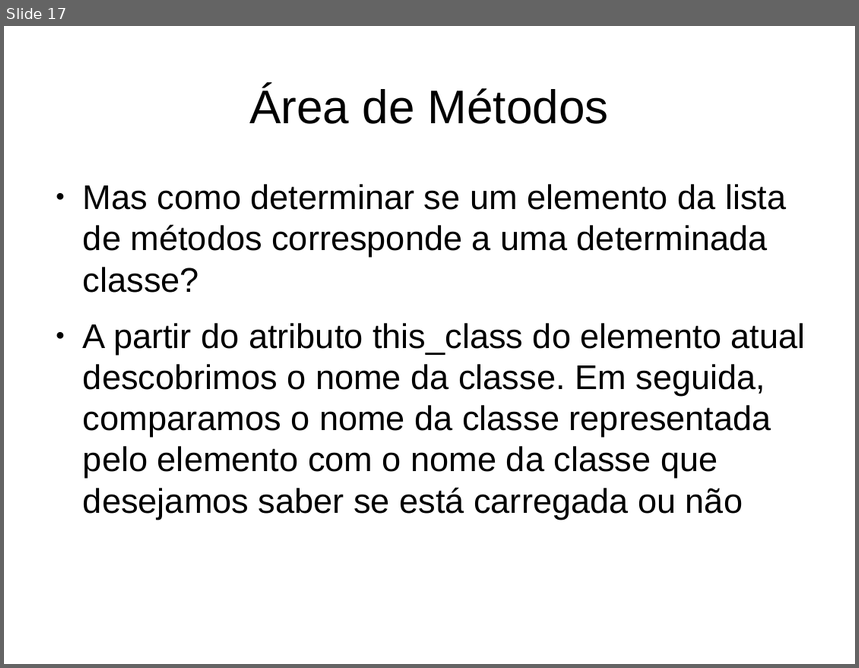
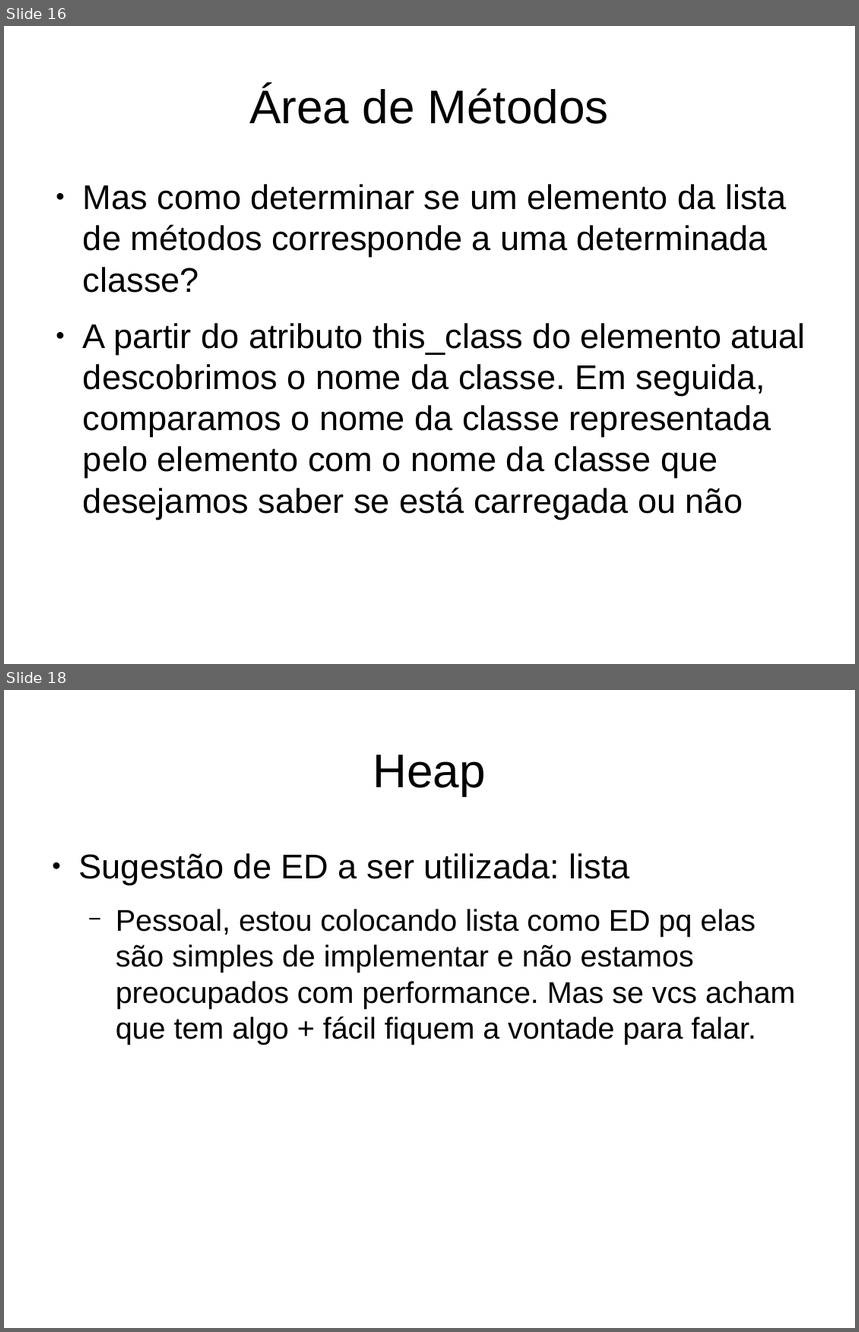
Before and after one commit to gabrielmm1234/jvm-sb, a slide deck: projetoLogico/apresentacao.odp. Shown one above the other, each under a label of ours: slide 17 before the commit, slides 16 and 18 after it; the slides between them are not shown. The pictures are 859x668 and 859x1332 pixels, drawn with LibreOffice and Linux fonts; fonts in the diff are those of the drawing. Boxes give left, top, right and bottom in pixels: in the first picture for what was removed or moved away, otherwise in the second. Text is boxed around its words. In the diff, an @@ line names an element or a change of style, - is before the commit and + after.

Commit message:
adicionei parte do heap

```diff
--- a/projetoLogico/apresentacao.odp
+++ b/projetoLogico/apresentacao.odp
@@ slide 18 added at bbox=[4, 690, 855, 1328], background #FFFFFF @@
@@ title added at bbox=[373, 755, 486, 796], 44 pt, text #000000 @@
+Heap
@@ text added at bbox=[79, 853, 795, 1045], 28 pt, text #000000 @@
+● Sugestão de ED a ser utilizada: lista
+  − Pessoal, estou colocando lista como ED pq elas são simples de implementar e não estamos preocupados com performance. Mas se vcs acham que tem algo + fácil fiquem a vontade para falar.
@@ what was slide 17 is now slide 16 @@
```
Also in this commit, not shown: 2 slides changed, 4 other slides added.
